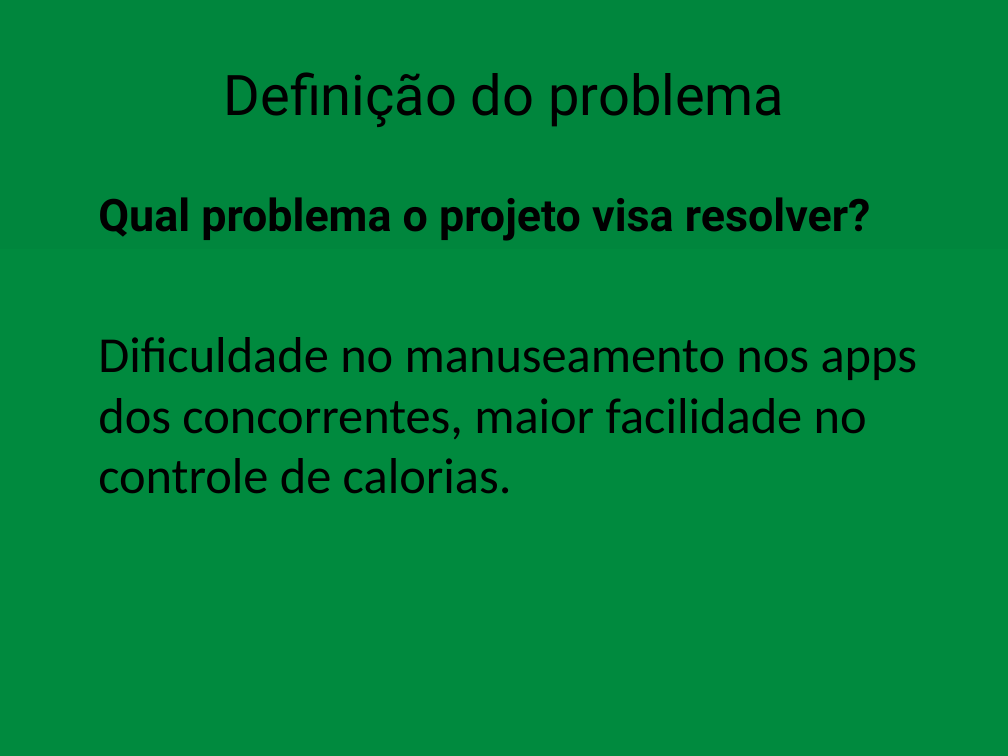
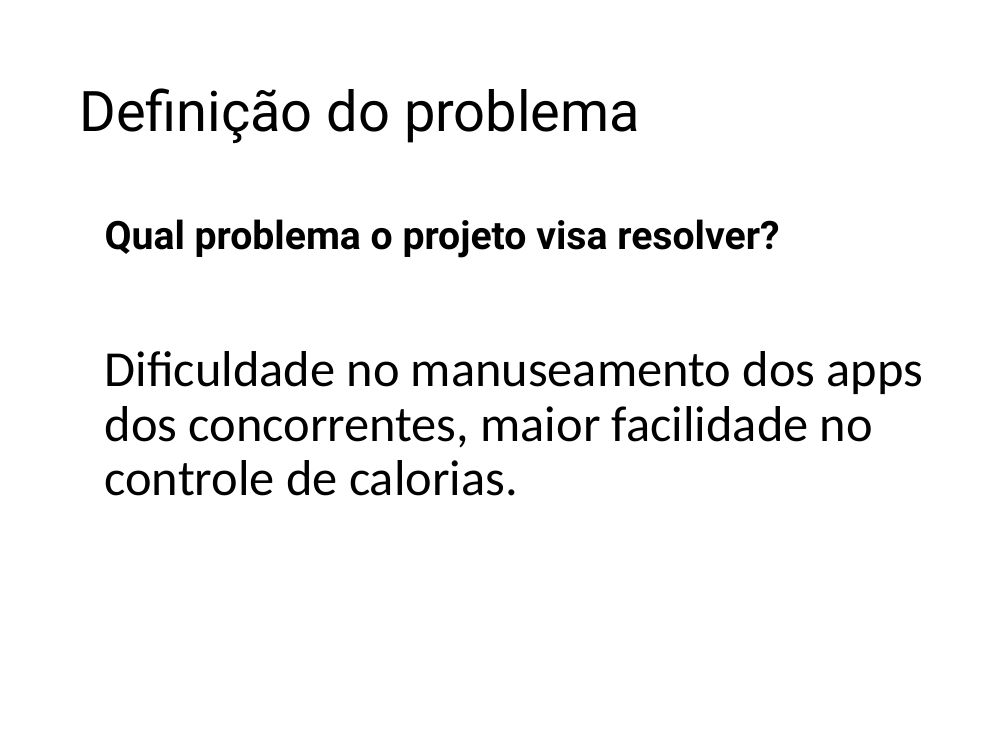
Before and after one commit to LeonDias1989/Kcal-Control, a slide deck: slide 4 of Kcal Control.pptx (slide 6 before the commit). Drawn at 1008x756 pixels with LibreOffice and Linux fonts; fonts in the diff are those of the drawing. Boxes give left, top, right and bottom in pixels: in the first picture for what was removed or moved away, otherwise in the second. Text is boxed around its words. In the diff, an @@ line names an element or a change of style, - is before the commit and + after.

```diff
--- a/Kcal Control.pptx
+++ b/Kcal Control.pptx
@@ background gradient #00863D to #008A3E to #FFFFFF @@
@@ title "Definição do problema": place and size @@
-title "Definição do problema" at box(224, 72, 784, 127)
+title "Definição do problema" at box(79, 88, 640, 143)
@@ title "Definição do problema" at box(79, 88, 640, 143): alignment centre to left; line spacing 1 to 0.9 @@
@@ text "Qual problema o projeto visa ...": place and size @@
-text "Qual problema o projeto visa ..." at box(98, 197, 918, 494)
+text "Qual problema o projeto visa ..." at box(105, 219, 924, 496)
@@ text at box(105, 219, 779, 258): size 32 to 28 pt in "Qual problema o projeto visa resolver?"; indent changed; line spacing 1 to 0.9; more space between paragraphs @@
@@ text at box(105, 351, 924, 496): text changed @@
-Dificuldade no manuseamento nos apps dos concorrentes, maior facilidade no controle de calorias.
+Dificuldade no manuseamento dos apps dos concorrentes, maior facilidade no controle de calorias.
```
Also in this commit, not shown: 15 other slides changed, 13 slides added, 6 slides removed, 1 other file.
